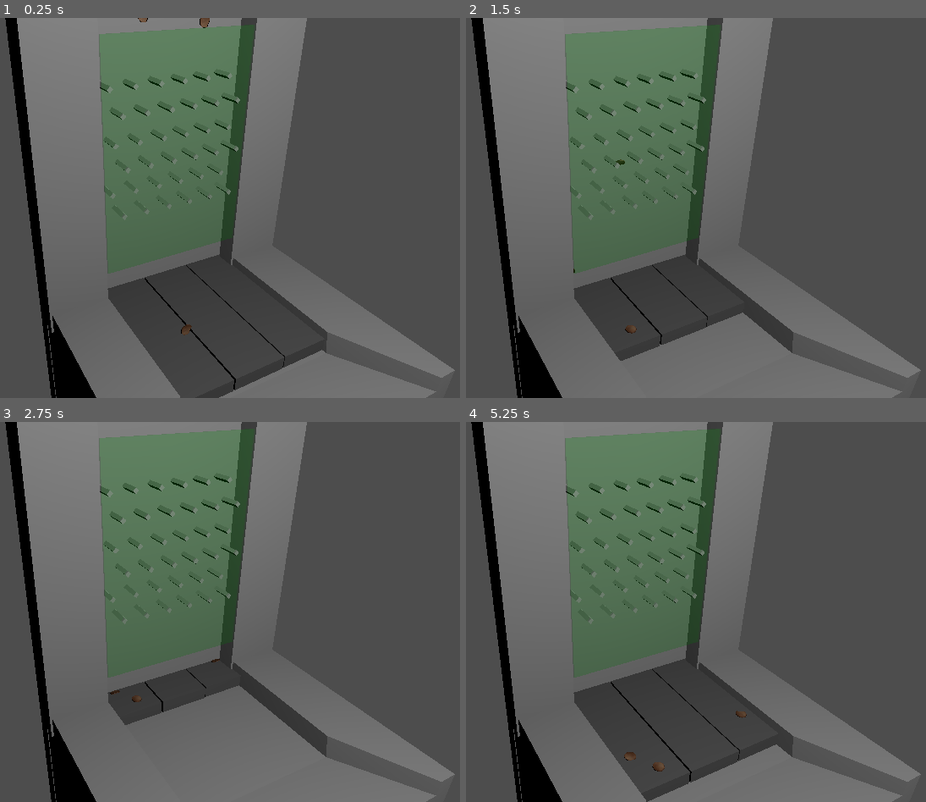
Above: before the commit, frames 1-4 (two rows, left to right).
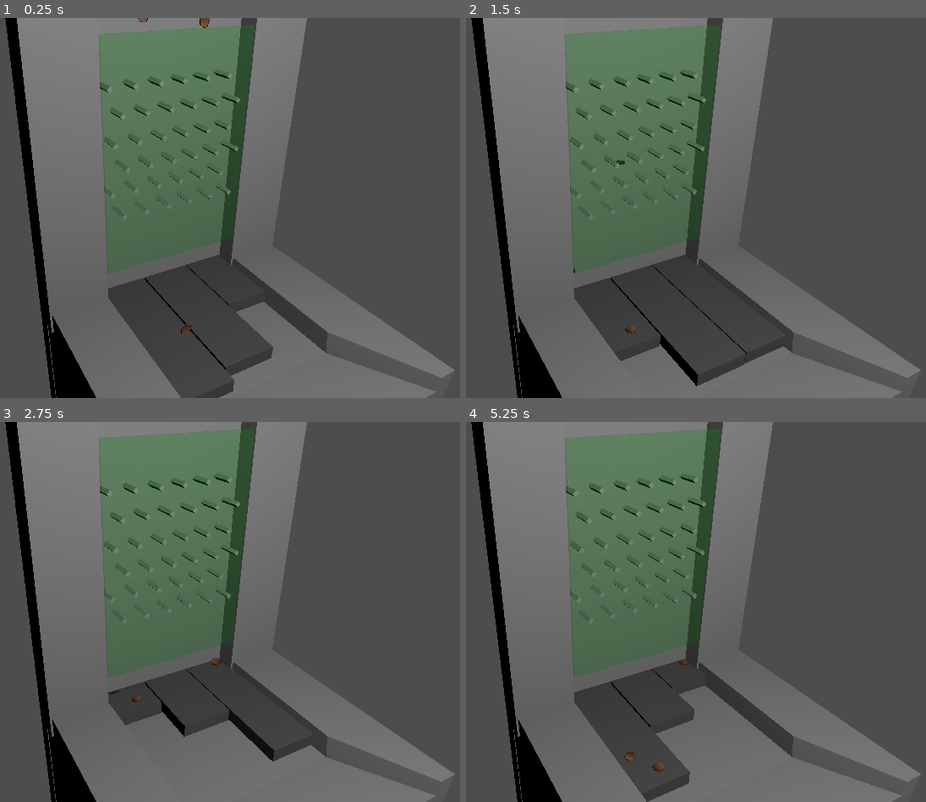
Above: after the commit, the same moments.

Repository: shaunhegarty/coin-pusher-godot
Game: Godot game, scene res://coin_pusher.tscn
Two runs of this game, one before a commit and one after it. Both use one fixed random seed, a clock stepped at 60 frames per second and the inputs below.
Inputs:
- Up to frame 1 (0.25 s): no input
- Up to frame 2 (1.5 s): no input
- Up to frame 3 (2.75 s): no input
- Up to frame 4 (5.25 s): no input

The runs differ from the first frame. In frame 1, 1.8% of the frame differs, in the area x 48-70%, y 74-98%; in frame 2, 2.6%; in frame 3, 2.7%; in frame 4, 3.2%, in the area x 40-68%, y 62-95%.

Commit message:
Add pusher variation

Diff:
--- a/coin_pusher.tscn
+++ b/coin_pusher.tscn
@@ -81,7 +81,7 @@
 tracks/1/interp = 1
 tracks/1/loop_wrap = true
 tracks/1/keys = {
-"times": PackedFloat32Array(0, 3),
+"times": PackedFloat32Array(1, 4),
 "transitions": PackedFloat32Array(-2, -2),
 "update": 0,
 "values": [Vector3(-2.3722, 6.87366, -0.068771), Vector3(-5.18672, 6.87366, -0.068771)]
@@ -93,7 +93,7 @@
 tracks/2/interp = 1
 tracks/2/loop_wrap = true
 tracks/2/keys = {
-"times": PackedFloat32Array(0, 3),
+"times": PackedFloat32Array(2, 5),
 "transitions": PackedFloat32Array(-2, -2),
 "update": 0,
 "values": [Vector3(-2.37757, 6.87366, -1.29826), Vector3(-5.21064, 6.87366, -1.29826)]
